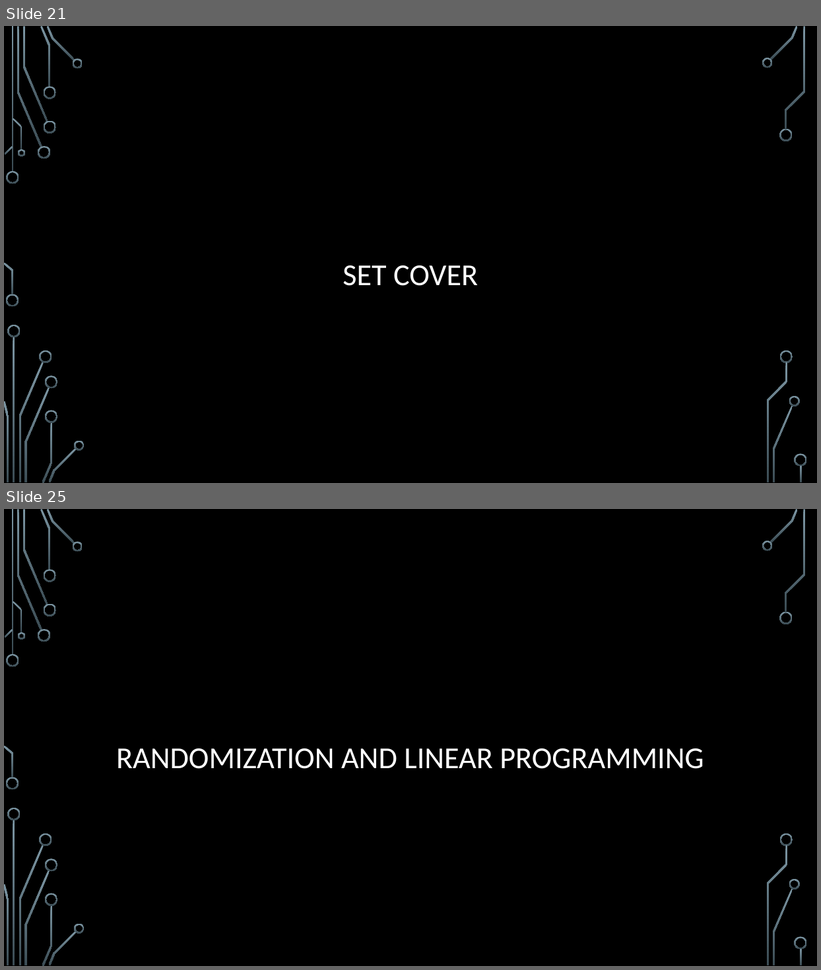
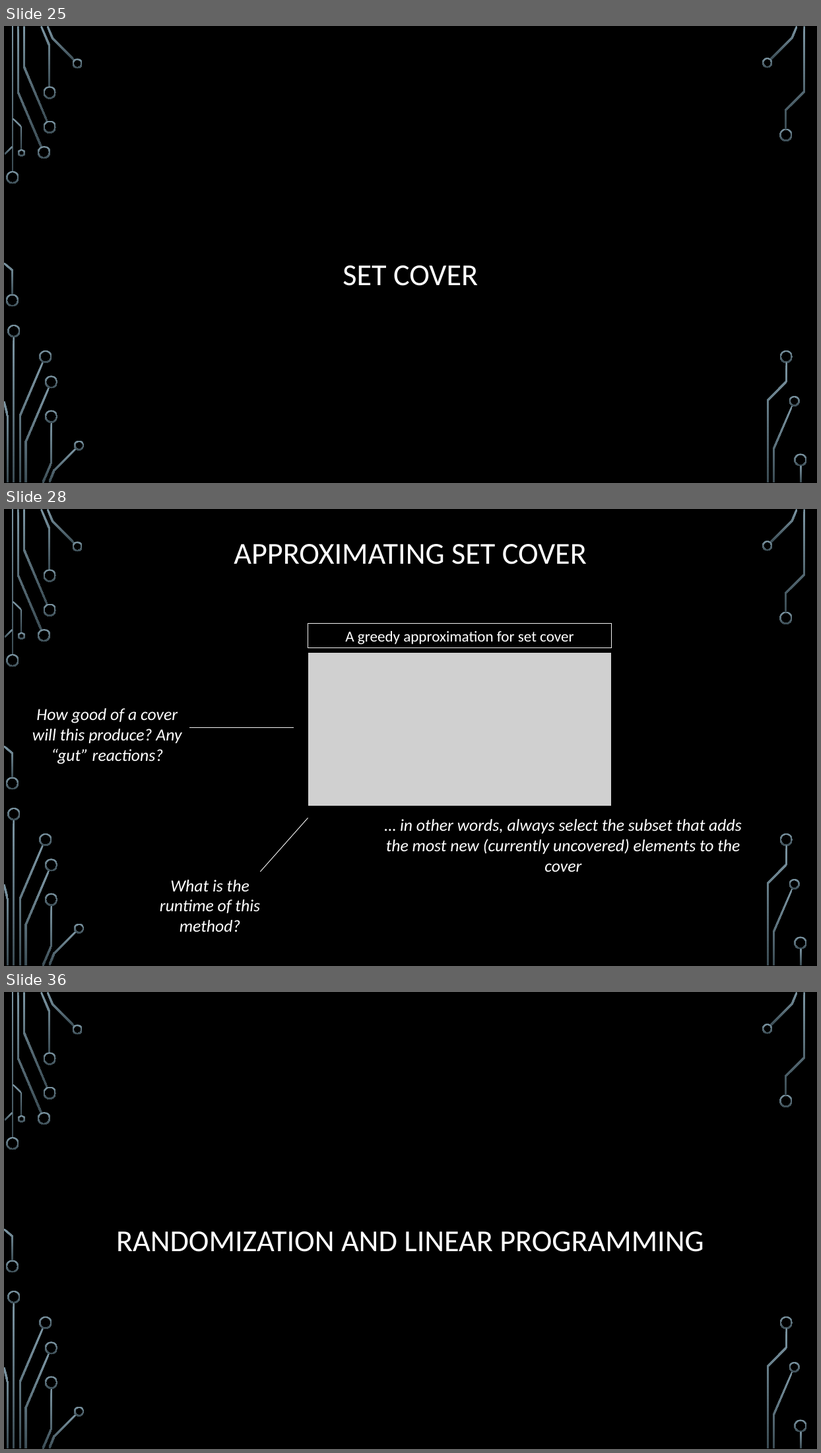
Before and after one commit to janiceeguo/advAlgo, a slide deck: slides/Approx-01-Intro.pptx. Shown one above the other, each under a label of ours: slides 21 and 25 before the commit, slides 25, 28 and 36 after it; the slides between them are not shown. The pictures are 821x970 and 821x1453 pixels, drawn with LibreOffice and Linux fonts; fonts in the diff are those of the drawing; grey boxes stand for pictures; background and template pictures are left out. Boxes give left, top, right and bottom in pixels: in the first picture for what was removed or moved away, otherwise in the second. Text is boxed around its words. In the diff, an @@ line names an element or a change of style, - is before the commit and + after.

```diff
--- a/slides/Approx-01-Intro.pptx
+++ b/slides/Approx-01-Intro.pptx
@@ slide 28 added at (x1=4, y1=509, x2=817, y2=966), background picture (left out); not listed: 36 template elements that a slide beside it also shows @@
@@ title added at (x1=234, y1=544, x2=587, y2=564), 36 pt, text #FFFFFF @@
+APPROXIMATING SET COVER
@@ rectangle added at (x1=308, y1=624, x2=612, y2=648), outline #F2F2F2 0.75 pt, 18 pt, text #FFFFFF @@
+A greedy approximation for set cover
@@ picture added at (x1=308, y1=653, x2=612, y2=807) @@
@@ text added at (x1=32, y1=708, x2=182, y2=764), 20 pt, text #FFFFFF, italic @@
+How good of a cover will this produce? Any “gut” reactions?
@@ line added from (189, 727) to (294, 727), #F2F2F2 0.75 pt @@
@@ line added from (260, 872) to (308, 819), #F2F2F2 0.75 pt @@
@@ text added at (x1=386, y1=819, x2=742, y2=854), 20 pt, text #FFFFFF, italic @@
+… in other words, always select the subset that adds the most new (currently uncovered) elements to the cover
@@ text added at (x1=160, y1=880, x2=260, y2=932), 20 pt, text #FFFFFF, italic @@
+What is the runtime of this method?
@@ what was slide 21 is now slide 25 @@
@@ what was slide 25 is now slide 36 @@
```
Also in this commit, not shown: 18 other slides added, 8 slides removed, 3 other files.
